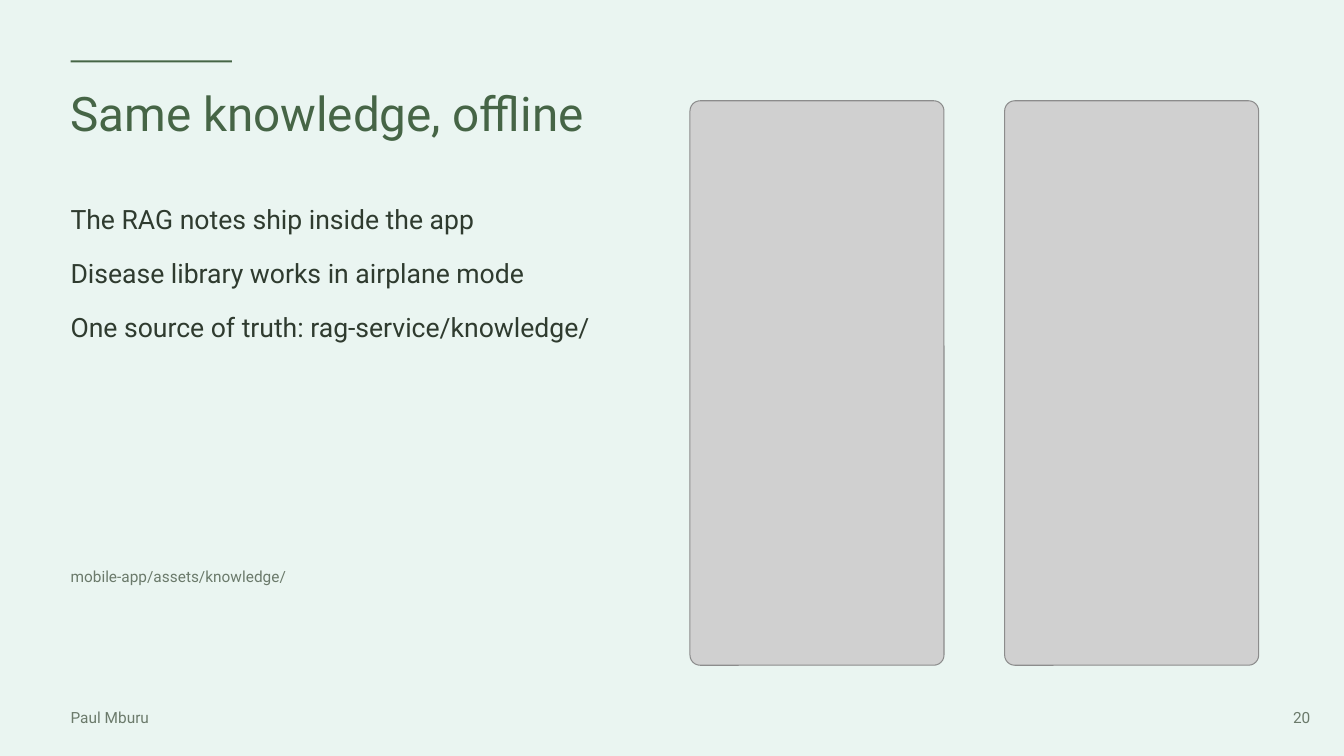
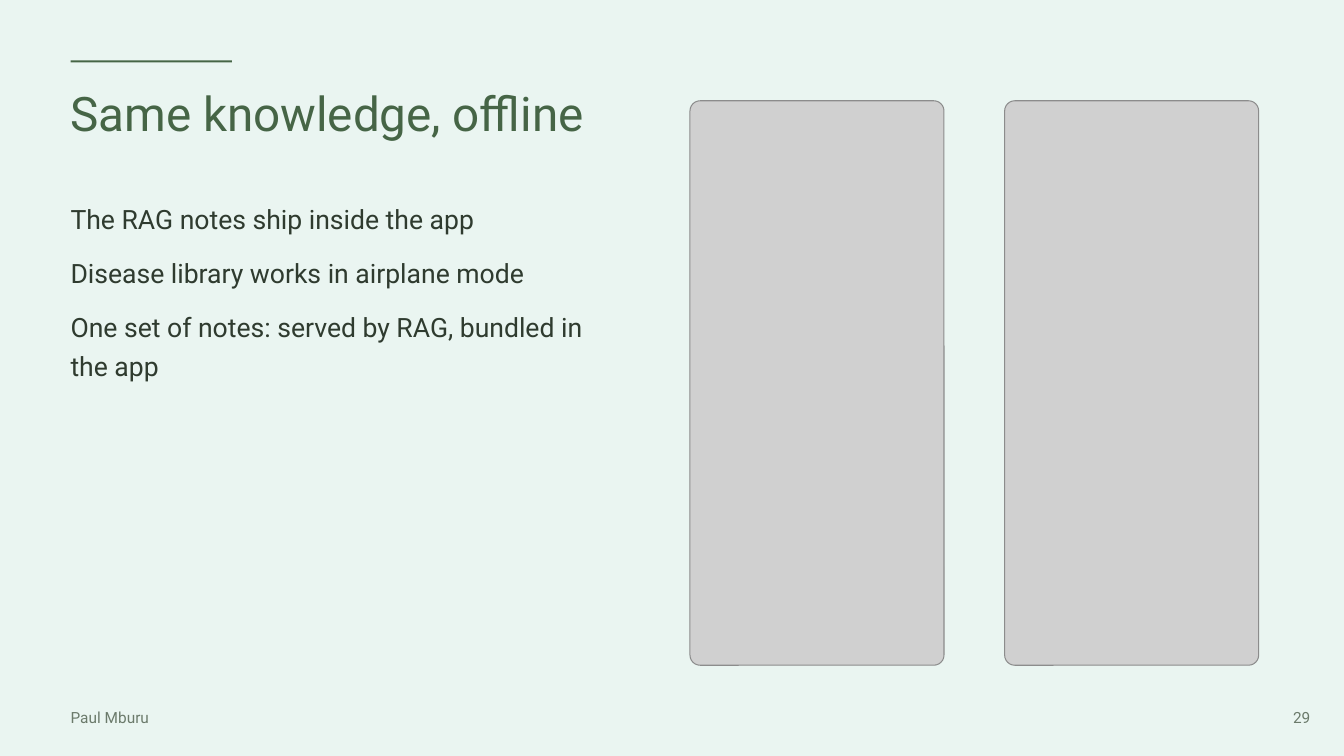
Before and after one commit to Paulmburu/ai-crop-disease-platform, a slide deck: slide 29 of docs/presentation/LeafCheck_FlutterconKE.pptx (slide 20 before the commit). Drawn at 1344x756 pixels with LibreOffice and Linux fonts; fonts in the diff are those of the drawing; grey boxes stand for pictures. Boxes give left, top, right and bottom in pixels: in the first picture for what was removed or moved away, otherwise in the second. Text is boxed around its words. In the diff, an @@ line names an element or a change of style, - is before the commit and + after.

```diff
--- a/docs/presentation/LeafCheck_FlutterconKE.pptx
+++ b/docs/presentation/LeafCheck_FlutterconKE.pptx
@@ text at (71, 317, 582, 382): text changed @@
-One source of truth: rag-service/knowledge/
+One set of notes: served by RAG, bundled in the app
@@ text removed at (71, 570, 286, 585) @@
-mobile-app/assets/knowledge/
@@ text at (1293, 712, 1310, 723): text changed @@
-20
+29
```
Also in this commit, not shown: 17 other slides changed, 30 slides added, 7 slides removed, 12 other files.
